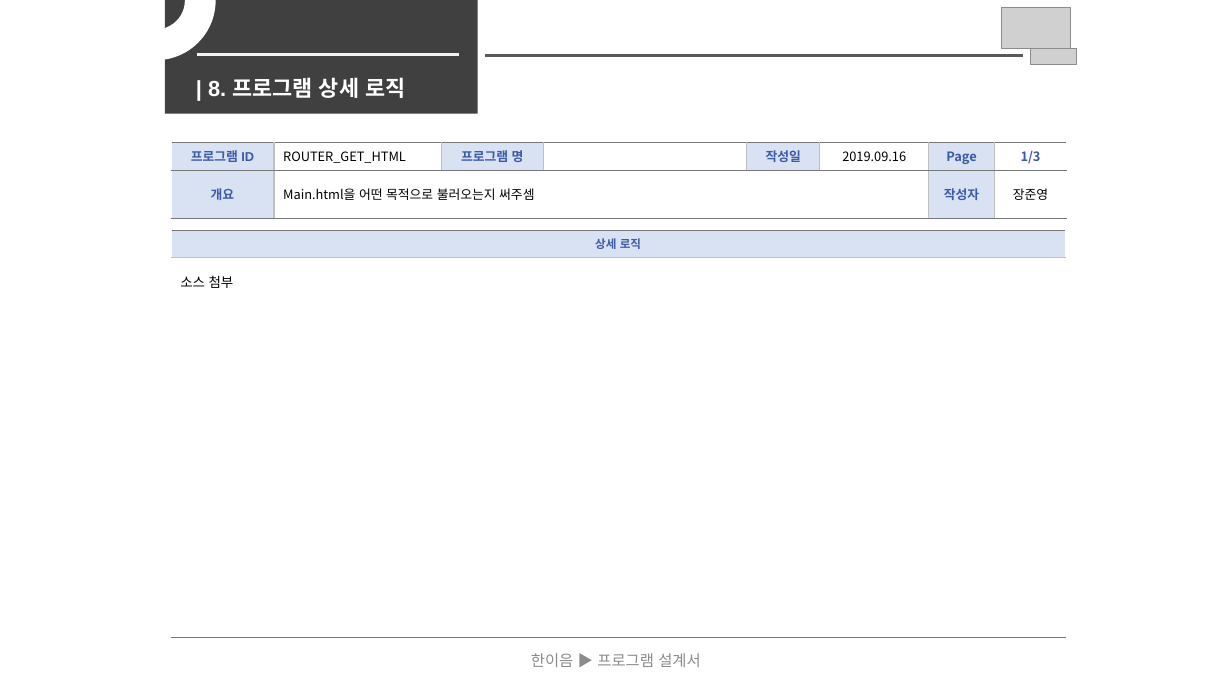
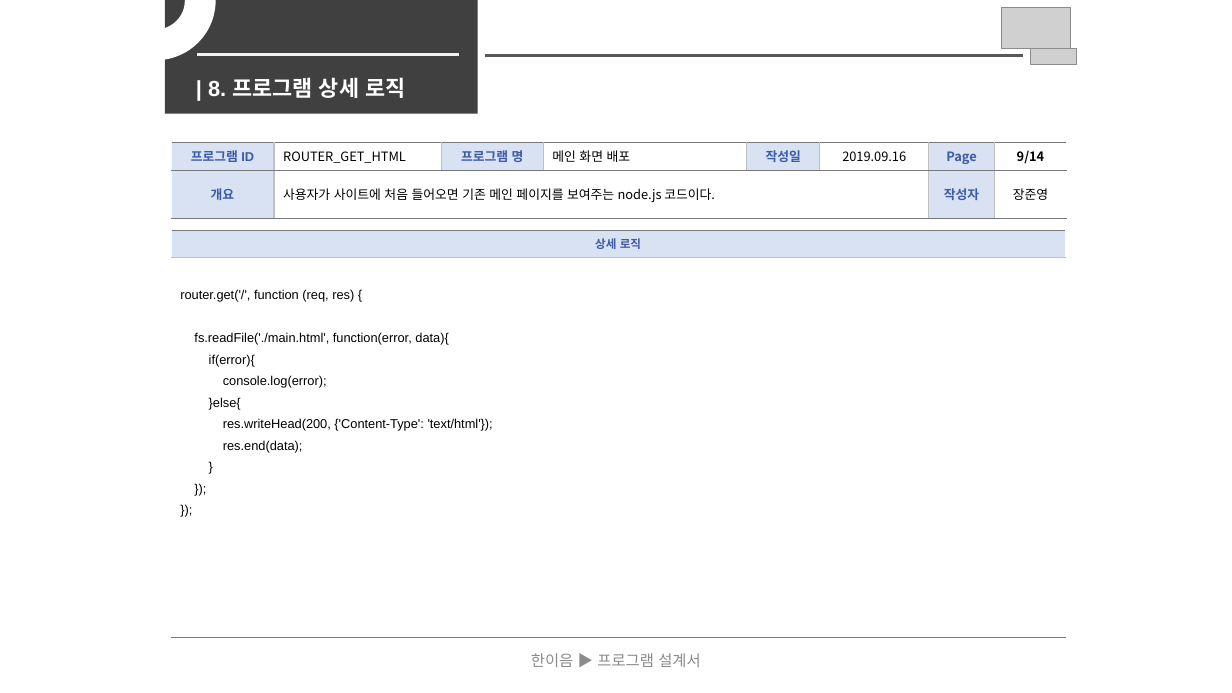
Before and after one commit to Hanswind/smuhill, a slide deck: slide 9 of documents/Output_Documents/개발산출물.pptx. Drawn at 1232x693 pixels with LibreOffice and Linux fonts; fonts in the diff are those of the drawing; grey boxes stand for pictures. Boxes give left, top, right and bottom in pixels: in the first picture for what was removed or moved away, otherwise in the second. Text is boxed around its words. In the diff, an @@ line names an element or a change of style, - is before the commit and + after.

```diff
--- a/documents/Output_Documents/개발산출물.pptx
+++ b/documents/Output_Documents/개발산출물.pptx
@@ table at box(171, 142, 1067, 218) @@
-row 1, column 4: 
+row 1, column 4: 메인 화면 배포
-row 1, column 8: 1/3
+row 1, column 8: 9/14
-row 2, column 2: Main.html을 어떤 목적으로 불러오는지 써주셈
+row 2, column 2: 사용자가 사이트에 처음 들어오면 기존 메인 페이지를 보여주는 node.js 코드이다.
@@ table at box(171, 230, 1066, 638) @@
-row 2, column 1: 소스 첨부
+row 2, column 1: router.get('/', function (req, res) { / fs.readFile('./main.html', function(error, data){ / if(error){ / console.log(error); / }else{ / res.writeHead(200, {'Content-Type': 'text/html'}); / res.end(data); / } / }); / });
```
Also in this commit, not shown: 11 other slides changed, 2 slides added, 2 slides removed, 2 other files.
